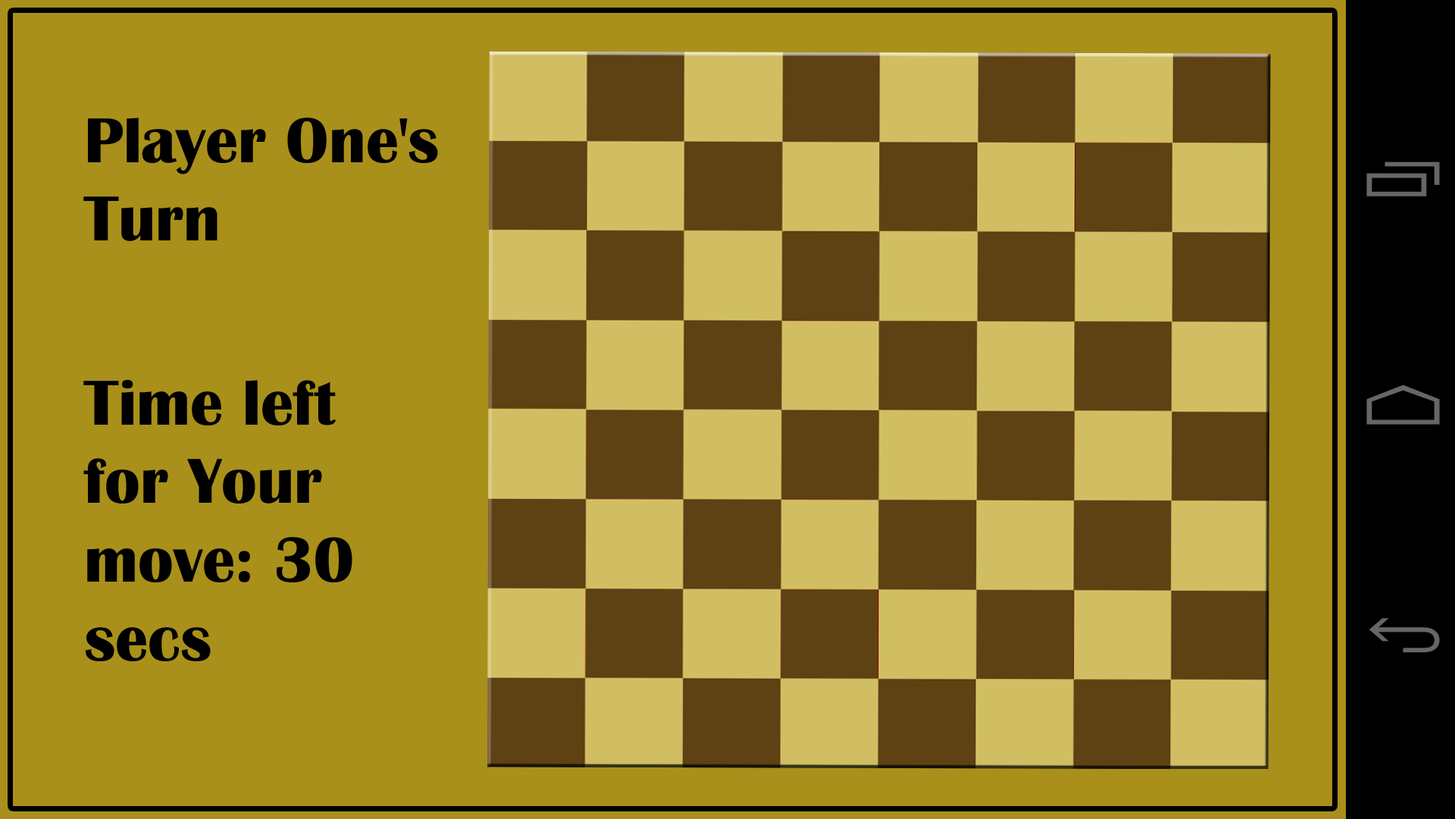
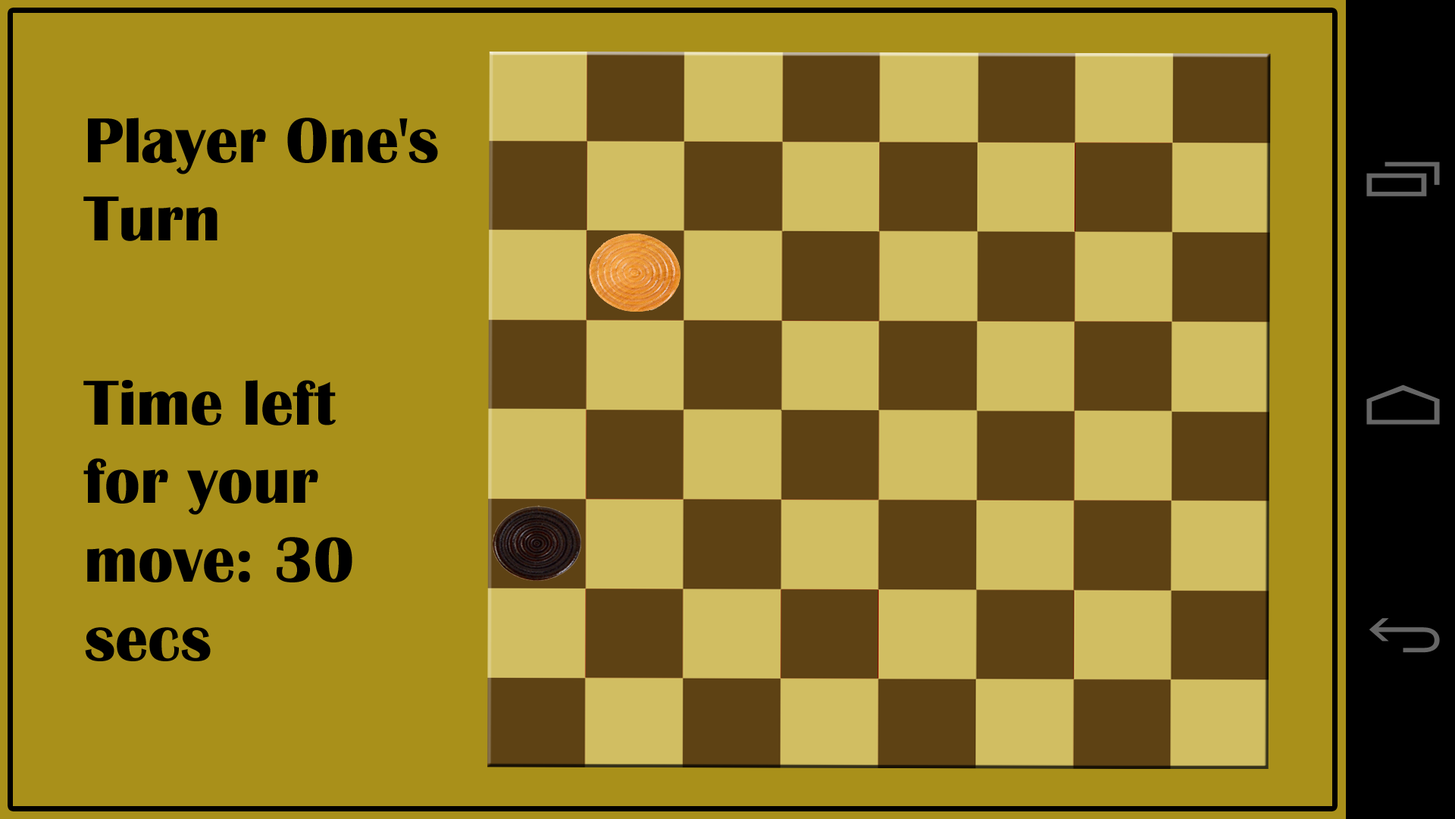
Before/after of a 1455×819 layered artwork. What changed in the layer stack:
added layer "Layer 2" above "brownPiece" over [588, 232, 681, 312]
added layer "brownPiece" above "Layer 1" over [492, 504, 582, 581]
renamed "Time left for Your move: 30 secs" to "Time left for your move: 30 secs", painted on it over [187, 458, 323, 515]
